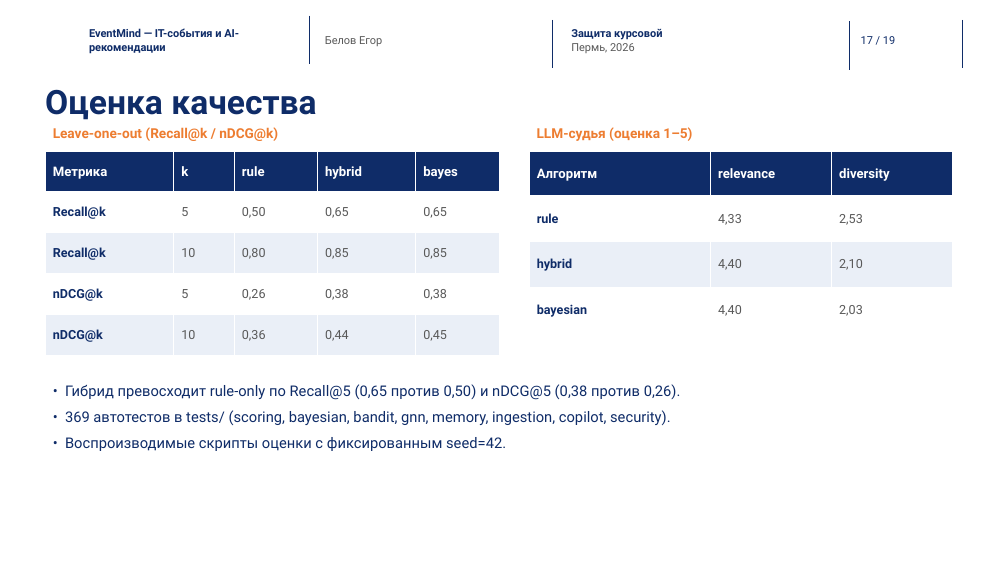
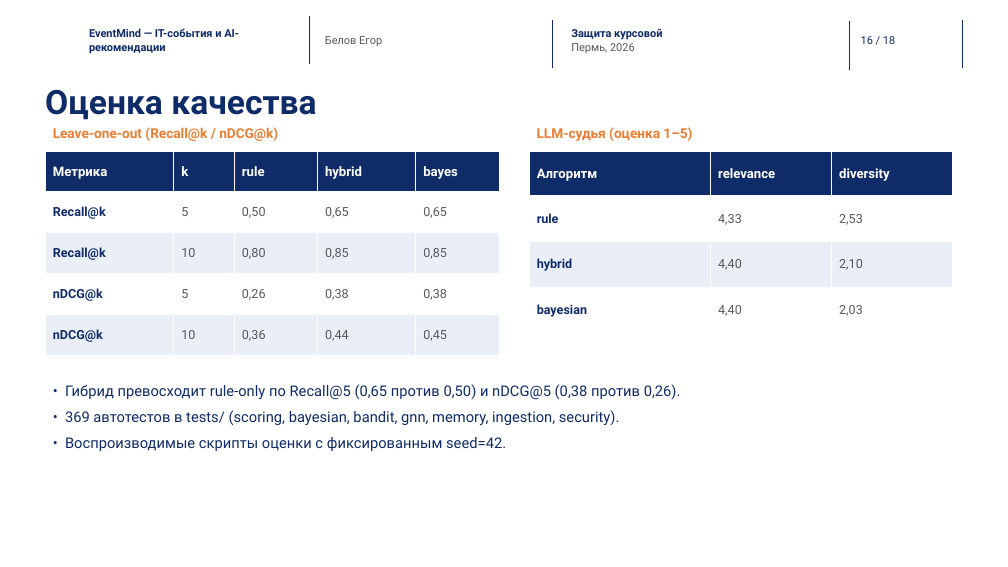
Before and after one commit to EgorBelov/event_mind, a slide deck: slide 16 of docs/Презентация_защита_EventMind.pptx (slide 17 before the commit). Drawn at 1008x567 pixels with LibreOffice and Linux fonts; fonts in the diff are those of the drawing; background and template pictures are left out. Boxes give left, top, right and bottom in pixels: in the first picture for what was removed or moved away, otherwise in the second. Text is boxed around its words. In the diff, an @@ line names an element or a change of style, - is before the commit and + after.

```diff
--- a/docs/Презентация_защита_EventMind.pptx
+++ b/docs/Презентация_защита_EventMind.pptx
@@ page number at bbox=[861, 36, 895, 44]: text changed @@
-17 / 19
+16 / 18
@@ text at bbox=[65, 410, 620, 425]: text changed @@
-• 369 автотестов в tests/ (scoring, bayesian, bandit, gnn, memory, ingestion, copilot, security).
+• 369 автотестов в tests/ (scoring, bayesian, bandit, gnn, memory, ingestion, security).
```
Also in this commit, not shown: 6 other slides changed, 1 slide removed, 3 other files.
